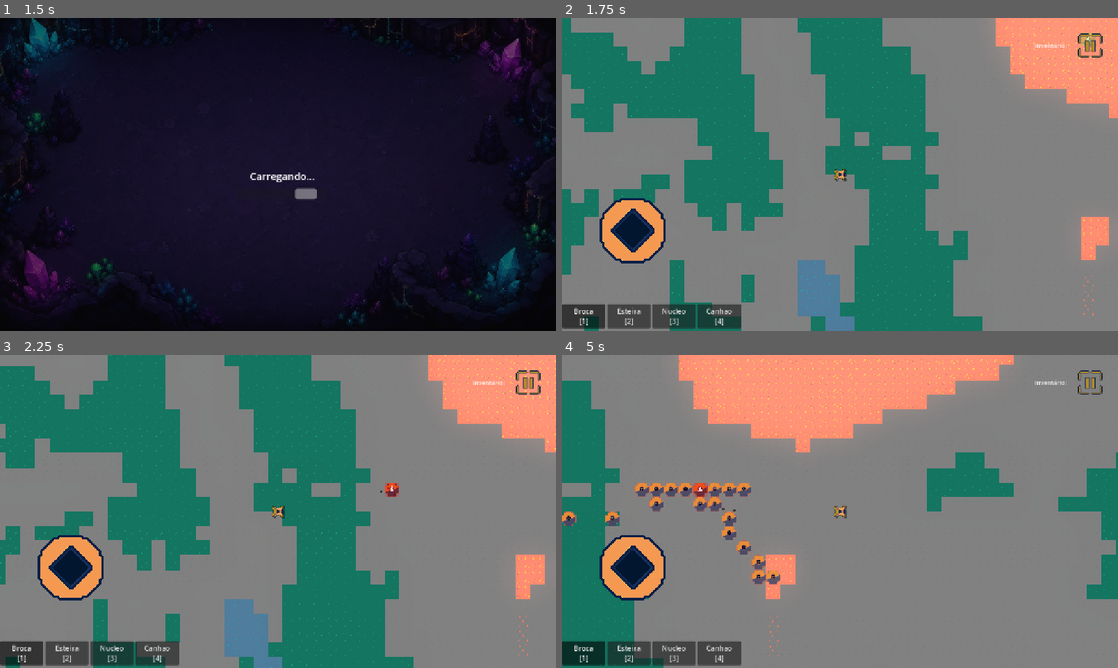
Above: before the commit, frames 1-4 (two rows, left to right).
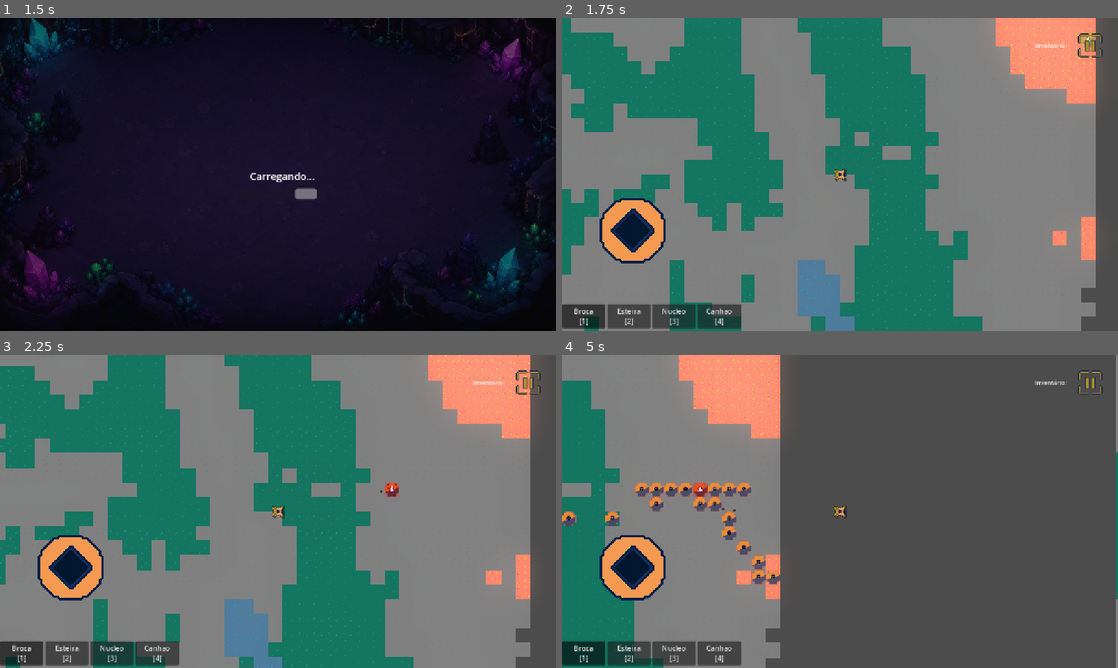
Above: after the commit, the same moments.

Repository: christianfelipesf/Factolyth
Game: Godot game, scene res://scenes/main.tscn
The game is run twice, just before and just after one commit, with the same random seed, the same clock (stepped at 60 frames per second) and the same inputs. Sound files missing from this copy of the repository are replaced by a short silence.
Inputs (mouse positions are in pixels of both pictures, inside the frame that each line leads up to):
- Up to frame 1 (1.5 s): click "Novo Jogo" at 0.5 s; click (528, 46) at 1.25 s
- Up to frame 2 (1.75 s): no input
- Up to frame 3 (2.25 s): tap Enter at 2 s; move the mouse to (400, 495) at 2.02 s; press the mouse at (400, 495) at 2.03 s; hold D (move_right) from 2.03 s (still down)
- Up to frame 4 (5 s): release D (move_right) at 2.75 s; release the mouse at (962, 495) at 2.75 s; drag from (728, 527) to (956, 489) at 2.77 s; move the mouse to (895, 442) at 3.52 s; hold D (move_right) 3.53-4.25 s; hold Right mouse button (remover_objeto) 3.53-4.25 s; drag from (812, 574) to (706, 489) at 4.27 s

Frame 1 is identical in both runs. In frame 2, 4.3% of the frame differs, in the area x 88-100%, y 0-100%; in frame 3, 4.9%; in frame 4, 60%, in the area x 31-100%, y 0-100%.
Error after the commit: Cannot call method 'set_cell' on a null value. (res://scripts/gerador_mundo.gd:214)

Commit message:
dwad
awdawdwad

Diff:
--- a/scenes/tilesets.tscn
+++ b/scenes/tilesets.tscn
@@ -1,7 +1,7 @@
-[gd_scene format=4 uid="uid://cp6y5ftt0rtb"]
+[gd_scene format=3 uid="uid://cp6y5ftt0rtb"]
 
 [ext_resource type="Texture2D" uid="uid://bqfo8moyoxfwj" path="res://images/tilemap.png" id="1_bro14"]
-[ext_resource type="Script" path="res://scripts/gerador_mundo.gd" id="2_hijgr"]
+[ext_resource type="Script" uid="uid://cfaj048www7rx" path="res://scripts/gerador_mundo.gd" id="2_hijgr"]
 
 [sub_resource type="TileSetAtlasSource" id="TileSetAtlasSource_lkbod"]
 texture = ExtResource("1_bro14")
@@ -25,5 +25,5 @@
 [node name="solo" type="TileMapLayer" parent="." unique_id=308112617]
 tile_set = SubResource("TileSet_xc42v")
 
-[node name="minerios" type="TileMapLayer" parent="." unique_id=1528727183]
+[node name="cristais" type="TileMapLayer" parent="." unique_id=1528727183]
 tile_set = SubResource("TileSet_xc42v")
Binary file removed: images/tilemap/agua_parada.png
Binary file added: images/tilemap/cristais.png
Not shown, added: images/tilemap/cristais.png.import
Binary file removed: images/tilemap/cristal_Verde.png
Binary file removed: images/tilemap/cristal_amarelo.png
Binary file removed: images/tilemap/cristal_azul.png
Binary file removed: images/tilemap/cristal_branco.png
Binary file removed: images/tilemap/cristal_ciano.png
Binary file removed: images/tilemap/cristal_rosa.png
Binary file removed: images/tilemap/grass.png
Binary file removed: images/tilemap/grass_cogu.png
Binary file removed: images/tilemap/grass_cogu2.png
(and 8 more such lines)
